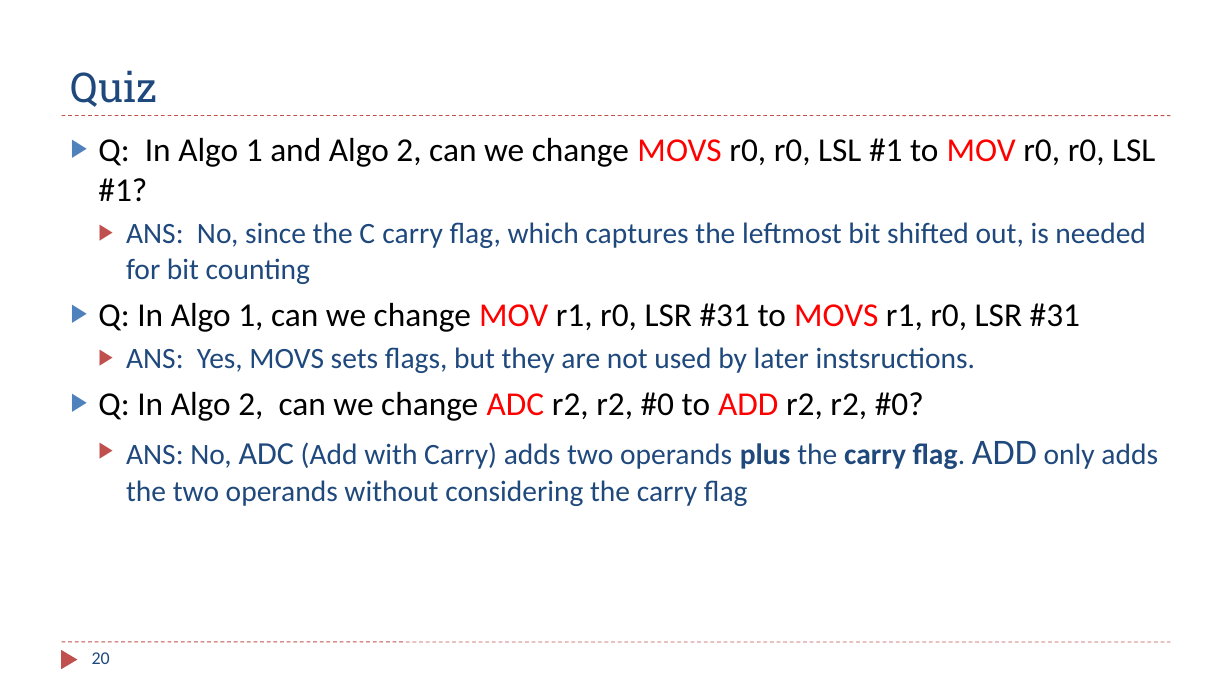
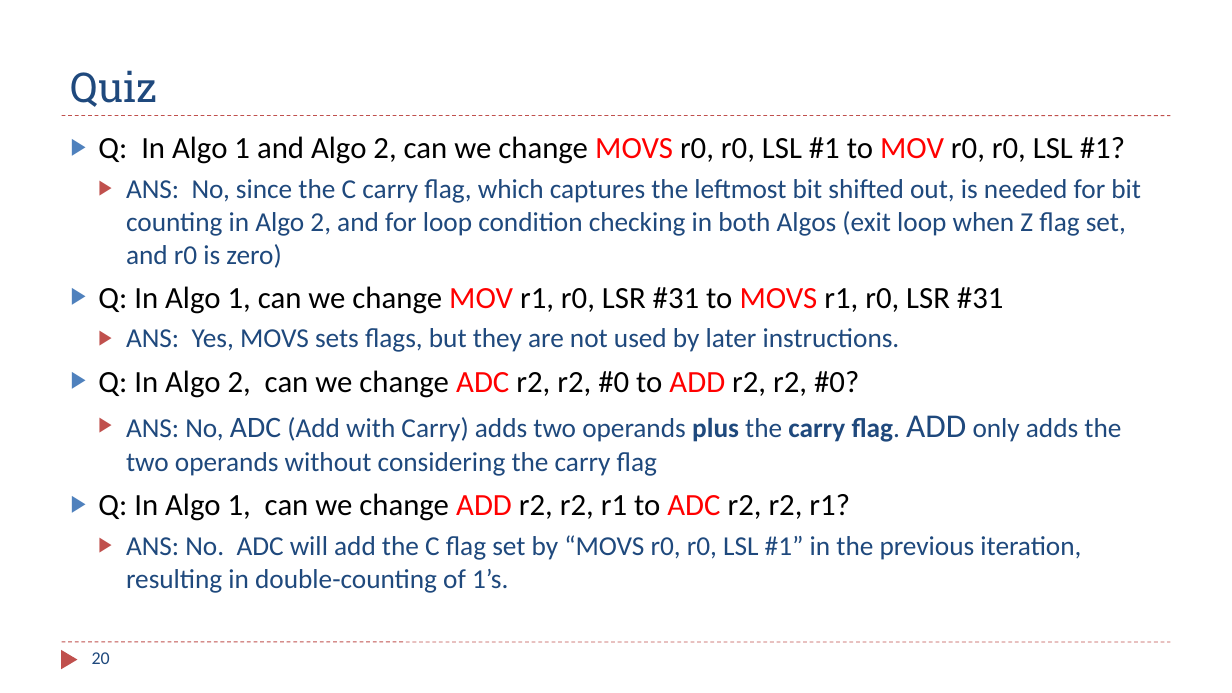
Before and after one commit to guhofstra/CSC111Fa25, a slide deck: slide 20 of PPTs/Ch7_Structured_Programming.pptx. Drawn at 1232x693 pixels with LibreOffice and Linux fonts; fonts in the diff are those of the drawing. Boxes give left, top, right and bottom in pixels: in the first picture for what was removed or moved away, otherwise in the second. Text is boxed around its words. In the diff, an @@ line names an element or a change of style, - is before the commit and + after.

```diff
--- a/PPTs/Ch7_Structured_Programming.pptx
+++ b/PPTs/Ch7_Structured_Programming.pptx
@@ text at bbox=[98, 136, 1125, 476]: size 26 to 24.1 pt in "Q: In Algo 1 and Algo 2, ...", "Q: In Algo 1, can we change ...", "Q: In Algo 2, can we change ..."; size 23 to 21.3 pt in "ANS: No, (Add with Carry) adds two ..."; size 25 to 23.1 pt in "ADC"; size 28 to 25.9 pt in "ADD" @@
@@ text at bbox=[126, 179, 1141, 268]: text changed; size 23 to 21.3 pt @@
-  ▶ ANS: No, since the C carry flag, which captures the leftmost bit shifted out, is needed for bit counting
+  ▶ ANS: No, since the C carry flag, which captures the leftmost bit shifted out, is needed for bit counting in Algo 2, and for loop condition checking in both Algos (exit loop when Z flag set, and r0 is zero)
@@ text at bbox=[126, 328, 900, 352]: text changed; size 23 to 21.3 pt @@
-  ▶ ANS: Yes, MOVS sets flags, but they are not used by later instsructions.
+  ▶ ANS: Yes, MOVS sets flags, but they are not used by later instructions.
@@ text at bbox=[98, 493, 1081, 593]: paragraphs added @@
+▶ Q: In Algo 1, can we change ADD r2, r2, r1 to ADC r2, r2, r1?
+  ▶ ANS: No. ADC will add the C flag set by “MOVS r0, r0, LSL #1” in the previous iteration, resulting in double-counting of 1’s.
```
Also in this commit, not shown: 3 other slides changed, 3 other files.
